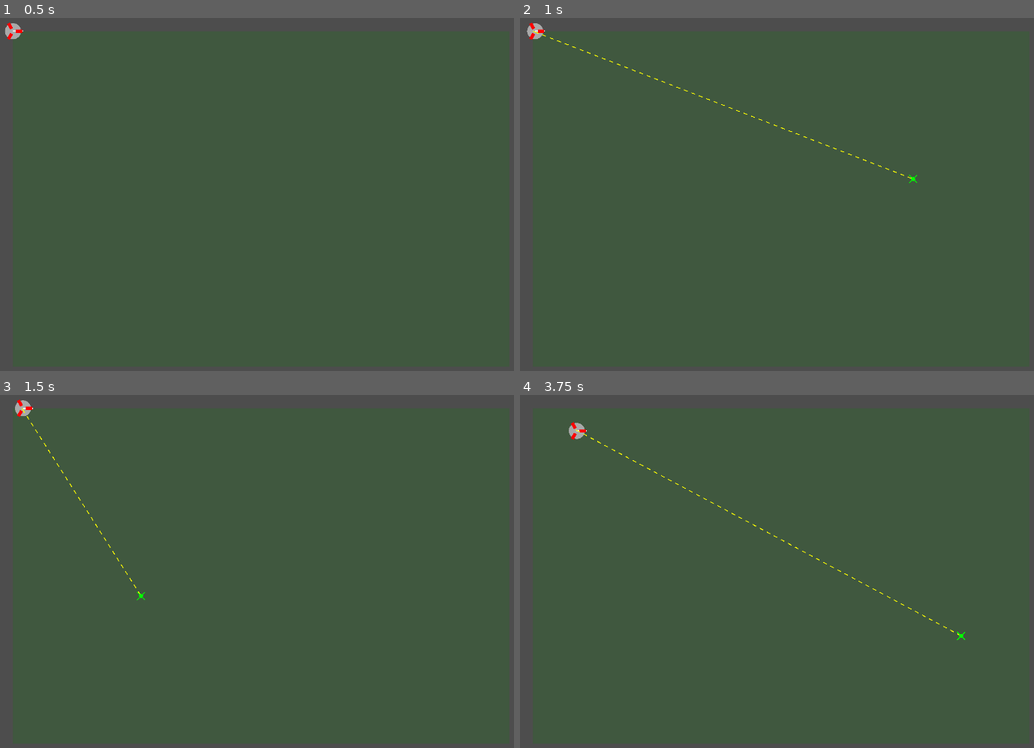
Above: before the commit, frames 1-4 (two rows, left to right).
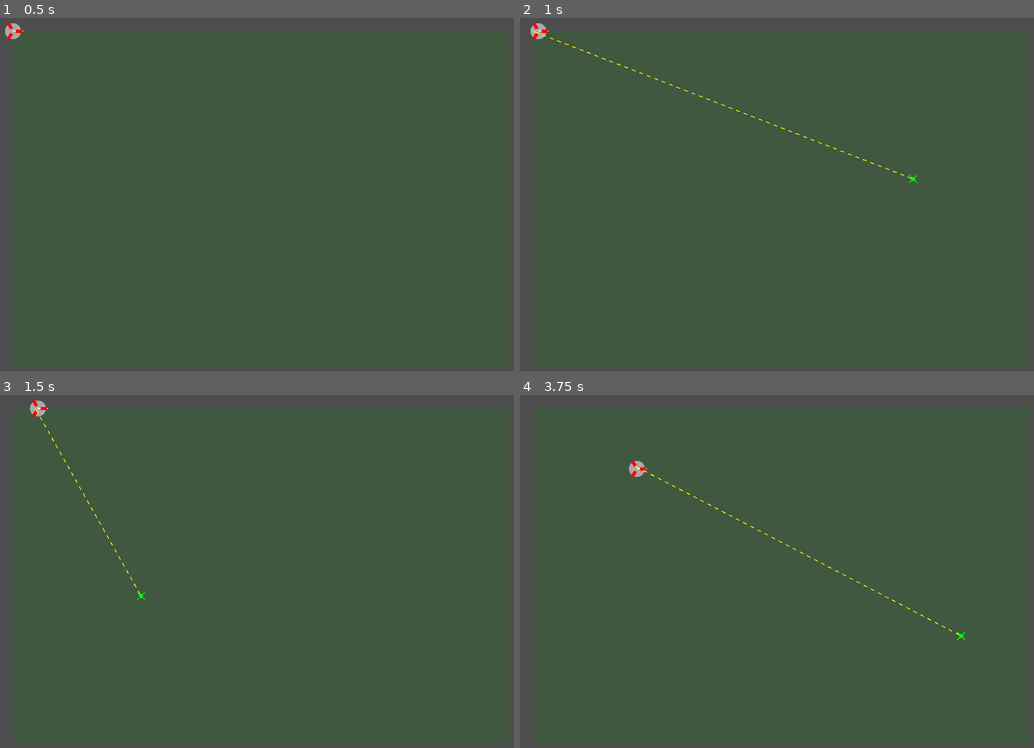
Above: after the commit, the same moments.

Repository: KengLL/robocup
Game: Godot game, scene res://test_iterative.tscn
Same seed, same stepped clock (60 frames per second), same inputs: the game is played once before the commit and once after it. This scene is started directly instead of the project's main scene.
Inputs (mouse positions are in pixels of both pictures, inside the frame that each line leads up to):
- Up to frame 1 (0.5 s): no input
- Up to frame 2 (1 s): tap Enter at 0.5 s; move the mouse to (910, 180) at 0.52 s; hold Shift from 0.53 s (still down); click (910, 180) at 0.67 s
- Up to frame 3 (1.5 s): move the mouse to (138, 596) at 1.27 s; release Shift at 1.28 s; tap Shift at 1.35 s; click (138, 596) at 1.42 s
- Up to frame 4 (3.75 s): move the mouse to (838, 486) at 2.02 s; hold Shift 2.03-2.78 s; click (838, 486) at 2.17 s; move the mouse to (751, 656) at 2.77 s; tap Shift at 2.85 s; click (751, 656) at 2.92 s; move the mouse to (962, 635) at 3.52 s; hold Shift from 3.53 s (still down); click (962, 635) at 3.67 s

Frame 1 is identical in both runs. In frame 2, 0.1% of the frame differs, in the area x 1-6%, y 1-7%; in frame 3, 0.4%; in frame 4, 0.5%, in the area x 9-86%, y 7-68%.

Commit message:
Add time-optimal controller and telemetry
Introduce path statistics (path_length, total_time, average_speed, last_frame_pos) and accumulate/reset them per run; print summarized results when the waypoint is reached (arrival threshold tightened to 5.0). Add a new control mode "2005_TIME_OPTIMAL" and implement calculate_time_optimal_2005() (simple bang-bang / stopping-distance heuristic using motor_max_force and mass). Increase motor_max_force to 200.0. Minor cleanups: compact multiple assignment lines for vx/vy/w and update input handling in test_iterative.gd to select MPC with Shift and TIME_OPTIMAL with Meta.

Diff:
--- a/robot.gd
+++ b/robot.gd
@@ -1,13 +1,19 @@
 extends RigidBody2D
+
+# --- Statistics Variables ---
+var path_length = 0.0
+var total_time = 0.0
+var average_speed = 0.0
+var last_frame_pos = Vector2.ZERO
 
 var target_pos = Vector2.ZERO
 var start_pos = Vector2.ZERO
-var control_mode = "2005_INVERSION"
+var control_mode = "2005_INVERSION" # Options: "2005_INVERSION", "MPC", "2005_TIME_OPTIMAL"
 var has_target = false
 
 # --- Hardware Specs ---
 var wheel_distance = 15.0
-var motor_max_force = 80.0
+var motor_max_force = 200.0
 var wheel_angles = [0.0, deg_to_rad(120.0), deg_to_rad(240.0)]
 
 # --- 2005 Dynamic Inversion Gains ---
@@ -26,13 +32,26 @@
 func set_target_waypoint(new_target: Vector2, mode: String):
 	target_pos = new_target
 	start_pos = global_position  # Record the starting point!
+	last_frame_pos = global_position # Reset stats for new run
+	path_length = 0.0
+	total_time = 0.0
 	control_mode = mode
 	has_target = true
 
 func _physics_process(delta):
 	if not has_target: return
 
-	if global_position.distance_to(target_pos) < 10.0:
+	var frame_distance = global_position.distance_to(last_frame_pos)
+	path_length += frame_distance
+	total_time += delta
+	average_speed = path_length / total_time
+	last_frame_pos = global_position
+
+	if global_position.distance_to(target_pos) < 5.0:
+		print("--- Results for ", control_mode, " ---")
+		print("Total Path Length: ", snapped(path_length, 0.1))
+		print("Total Time: ", snapped(total_time, 0.1), "s")
+		print("Average Speed: ", snapped(average_speed, 0.1))
 		has_target = false
 		return
 
@@ -45,15 +64,13 @@
 	# ==========================================
 	if control_mode == "2005_INVERSION":
 		var cmd = calculate_dynamic_inversion()
-		vx = cmd[0]
-		vy = cmd[1]
-		w = cmd[2]
+		vx = cmd[0]; vy = cmd[1]; w = cmd[2]
 	elif control_mode == "MPC":
 		var cmd = calculate_mpc_rollout()
-		vx = cmd[0]
-		vy = cmd[1]
-		w = cmd[2]
-
+		vx = cmd[0]; vy = cmd[1]; w = cmd[2]
+	elif control_mode == "2005_TIME_OPTIMAL":
+		var cmd = calculate_time_optimal_2005()
+		vx = cmd[0]; vy = cmd[1]; w = cmd[2]
 	# ==========================================
 	# INVERSE KINEMATICS (Apply to wheels)
 	# ==========================================
@@ -143,6 +160,37 @@
 	# Return the best local vector found
 	return [best_input.x, best_input.y, (0.0 - rotation) * 10.0]
 
+# ---------------------------------------------------------
+# ALGORITHM 3: TIME-OPTIMAL TRAJECTORY (Purwin 2005)
+# ---------------------------------------------------------
+func calculate_time_optimal_2005() -> Array:
+	var to_target = target_pos - global_position
+	var dist = to_target.length()
+	var dir = to_target.normalized()
+
+	# The 2005 paper calculates the maximum possible acceleration 'a_max'
+	# based on the motor limits. For simplicity, we estimate it here:
+	var a_max = (motor_max_force * 1.5) / mass
+
+	# Bang-Bang Logic:
+	# We calculate the "Stopping Distance": How much room do we need to brake?
+	# d_brake = v^2 / (2 * a_max)
+	var current_speed = linear_velocity.dot(dir)
+	var stopping_dist = (current_speed * current_speed) / (2.0 * a_max)
+
+	var desired_velocity = Vector2.ZERO
+	if dist > stopping_dist:
+		# We are far away: Accelerate to max speed
+		desired_velocity = dir * 500.0 # High value to trigger saturation
+	else:
+		# We need to brake: Target a velocity that scales down with distance
+		desired_velocity = dir * sqrt(2.0 * a_max * dist)
+
+	var local_v = desired_velocity.rotated(-rotation)
+	var desired_omega = (0.0 - rotation) * 5.0
+
+	return [local_v.x, local_v.y, desired_omega]
+
 func _draw():
 	# Draw the main chassis (circle)
 	draw_circle(Vector2.ZERO, 20, Color.DARK_GRAY)
@@ -187,3 +235,6 @@
 
 	# Reset the transform (just in case)
 	draw_set_transform(Vector2.ZERO, 0.0, Vector2.ONE)
+	#var stats_text = "Mode: %s\nDist: %d\nAvg Spd: %d" % [control_mode, path_length, average_speed]
+	#draw_string(ThemeDB.fallback_font, Vector2(-40, -50), stats_text, HORIZONTAL_ALIGNMENT_LEFT, -1, 12)
+	#
--- a/test_iterative.gd
+++ b/test_iterative.gd
@@ -6,8 +6,12 @@
 	if event is InputEventMouseButton and event.pressed and event.button_index == MOUSE_BUTTON_LEFT:
 		var click_pos = get_global_mouse_position()
 
+		var mode = "2005_INVERSION"
 		# Check if Shift is held down
-		var mode = "MPC" if Input.is_key_pressed(KEY_SHIFT) else "2005_INVERSION"
+		if Input.is_key_pressed(KEY_SHIFT):
+			mode = "MPC"
+		elif Input.is_key_pressed(KEY_META):
+			mode = "2005_TIME_OPTIMAL"
 
 		robot.set_target_waypoint(click_pos, mode)
 		print("Commanding robot to ", click_pos, " using ", mode)
